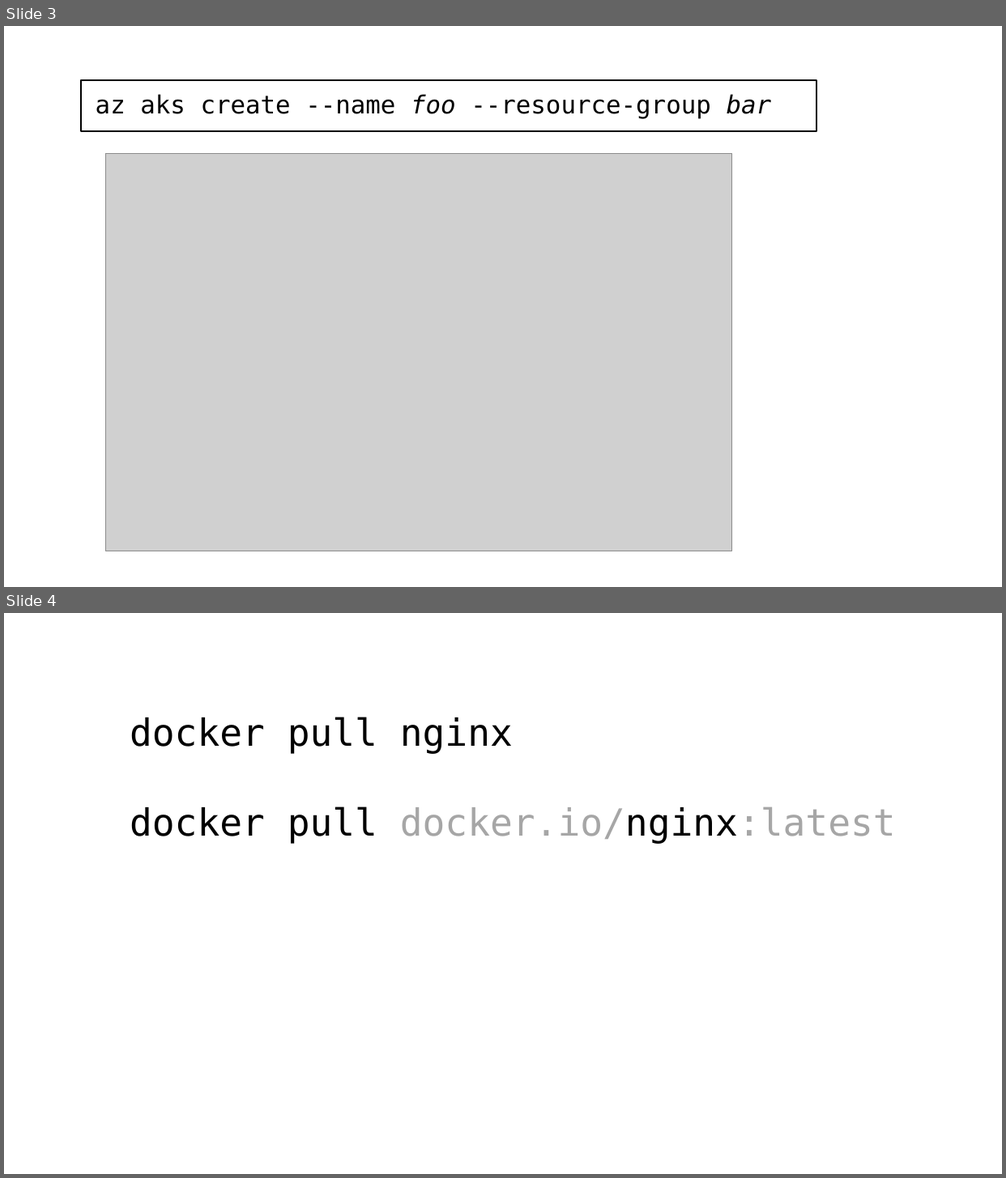
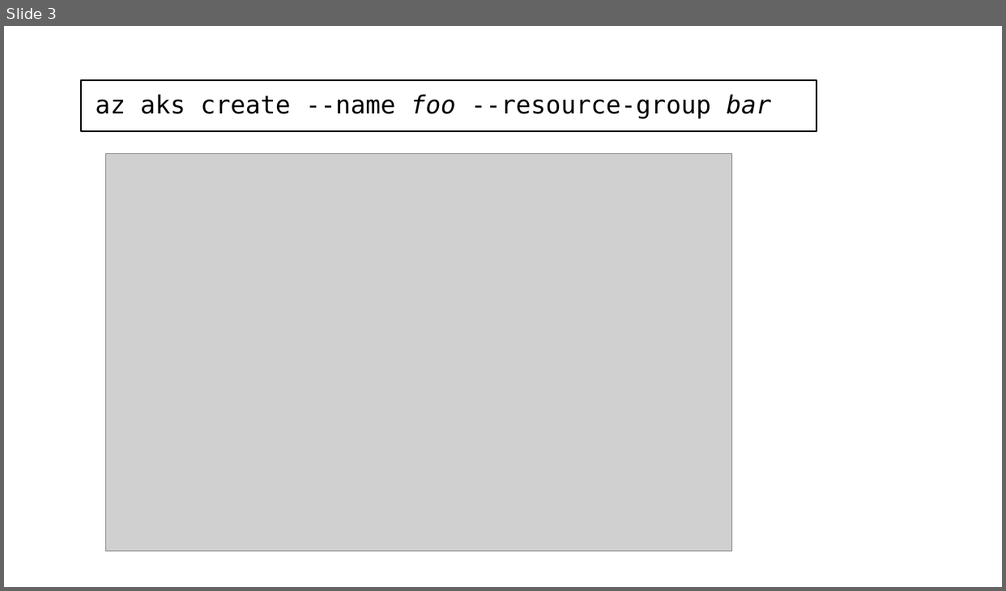
Before and after one commit to www42/Kubernetes-Workshop, a slide deck: Kubernetes Workshop.pptx. Shown one above the other, each under a label of ours: slides 3 and 4 before the commit, slide 3 after it. The pictures are 1006x1178 and 1006x591 pixels, drawn with LibreOffice and Linux fonts; fonts in the diff are those of the drawing; grey boxes stand for pictures. Boxes give left, top, right and bottom in pixels: in the first picture for what was removed or moved away, otherwise in the second. Text is boxed around its words. In the diff, an @@ line names an element or a change of style, - is before the commit and + after.

Commit message:
Docker pptx added

```diff
--- a/Kubernetes Workshop.pptx
+++ b/Kubernetes Workshop.pptx
@@ slide 4 removed at box(4, 613, 1002, 1174), background #FFFFFF @@
@@ text removed at box(130, 717, 896, 844) @@
-docker pull nginx
-docker pull docker.io/nginx:latest
```
Also in this commit, not shown: 1 other file.
